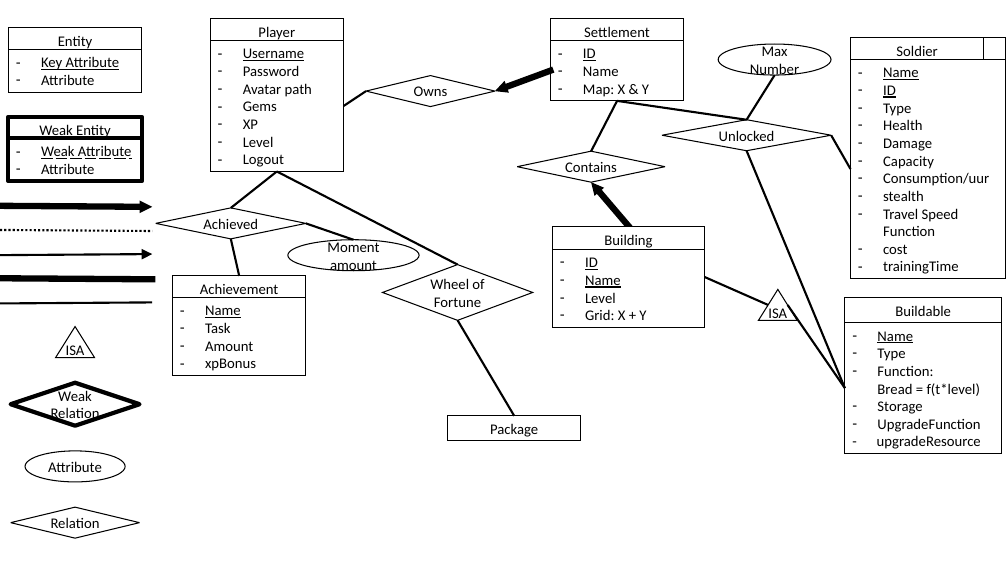
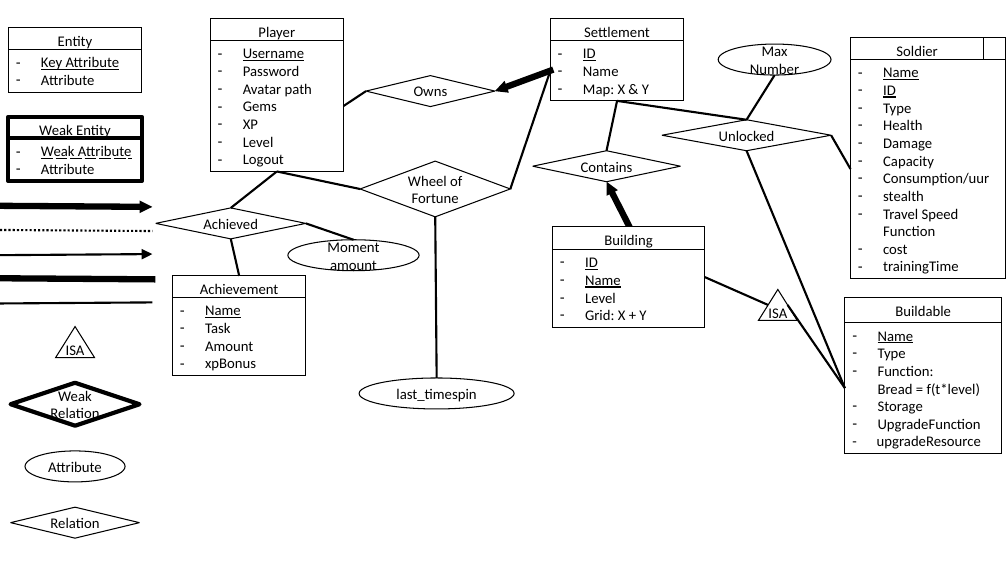
Before and after one commit to JeCheeseSmith/Clash-of-ppdb-s, a slide deck: slide 1 of documentation/database/ER-Diagram.pptx. Drawn at 1008x567 pixels with LibreOffice and Linux fonts; fonts in the diff are those of the drawing; background and template pictures are left out. Boxes give left, top, right and bottom in pixels: in the first picture for what was removed or moved away, otherwise in the second. Text is boxed around its words. In the diff, an @@ line names an element or a change of style, - is before the commit and + after.

```diff
--- a/documentation/database/ER-Diagram.pptx
+++ b/documentation/database/ER-Diagram.pptx
@@ line added from (510, 189) to (551, 71), #000000 2 pt @@
@@ line moved from (591, 151) - (617, 101) to (606, 150) - (617, 101) @@
@@ line moved from (457, 265) - (277, 172) to (360, 189) - (277, 172) @@
@@ diamond "Wheel of Fortune" moved from (x1=383, y1=265, x2=533, y2=321) to (x1=360, y1=161, x2=510, y2=217) @@
@@ diamond "Contains" moved from (x1=517, y1=151, x2=665, y2=182) to (x1=533, y1=150, x2=681, y2=181) @@
@@ arrow moved from (630, 228) - (591, 182) to (630, 228) - (606, 181) @@
@@ line added from (437, 378) to (436, 217), #000000 2 pt @@
@@ line removed from (514, 416) to (457, 321) @@
@@ ellipse added at (x1=359, y1=378, x2=514, y2=409), outline #000000 1 pt, 14.1 pt, text #000000 @@
+last_timespin
@@ rectangle removed at (x1=448, y1=416, x2=581, y2=441) @@
-Package
```
Also in this commit, not shown: 1 other slide changed, 2 other files.
